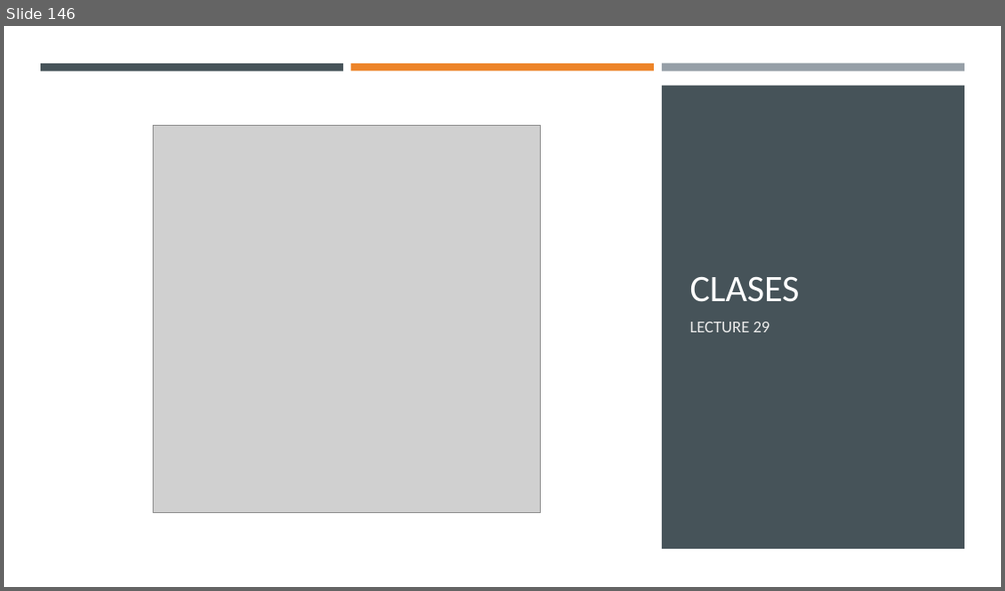
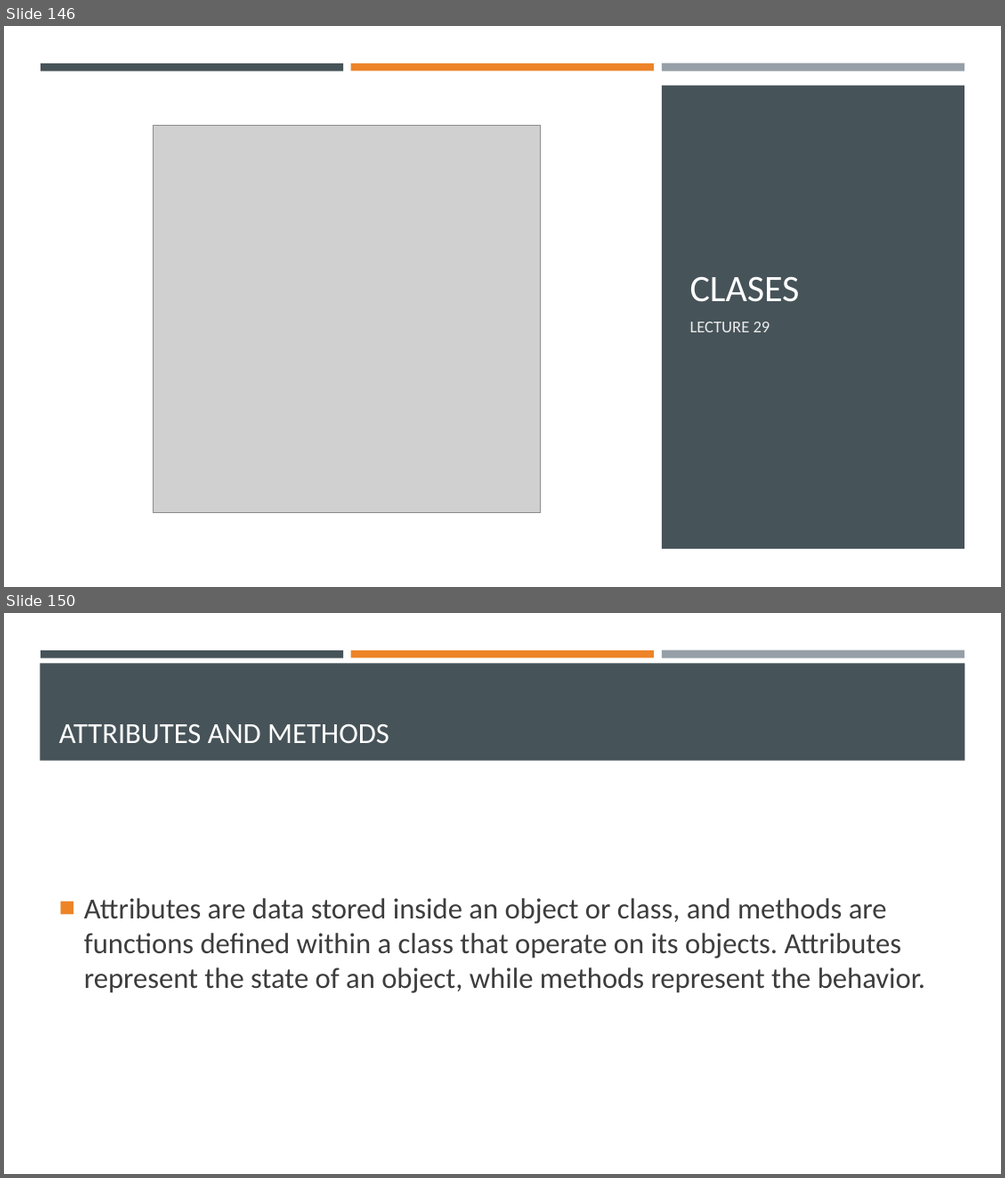
Before and after one commit to Ghost0396/iot, a slide deck: python/Python 3.pptx. Shown one above the other, each under a label of ours: slide 146 before the commit, slides 146 and 150 after it; the slides between them are not shown. The pictures are 1005x591 and 1005x1178 pixels, drawn with LibreOffice and Linux fonts; fonts in the diff are those of the drawing; grey boxes stand for pictures. Boxes give left, top, right and bottom in pixels: in the first picture for what was removed or moved away, otherwise in the second. Text is boxed around its words. In the diff, an @@ line names an element or a change of style, - is before the commit and + after.

```diff
--- a/python/Python 3.pptx
+++ b/python/Python 3.pptx
@@ slide 150 added at (4,613,1001,1174), background #FFFFFF @@
@@ rectangle added at (40,663,965,761), fill #465359 @@
@@ rectangle added at (40,650,343,657), fill #465359 @@
@@ rectangle added at (351,650,654,657), fill #ED8428 @@
@@ rectangle added at (662,650,964,658), fill #969FA7 @@
@@ title added at (59,724,389,743), 28 pt, text #FFFFFF @@
+ATTRIBUTES AND METHODS
@@ text added at (84,898,925,993), 28 pt, text #3D3D3D @@
+■ Attributes are data stored inside an object or class, and methods are functions defined within a class that operate on its objects. Attributes represent the state of an object, while methods represent the behavior.
```
Also in this commit, not shown: 8 other slides added, 4 other files.
